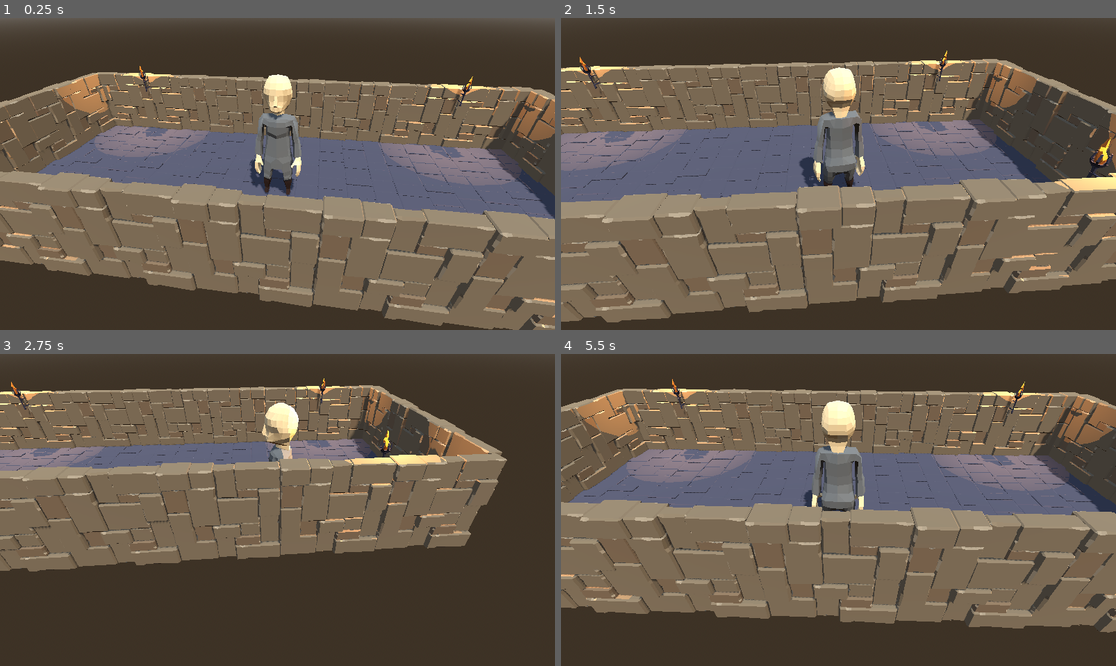
Above: before the commit, frames 1-4 (two rows, left to right).
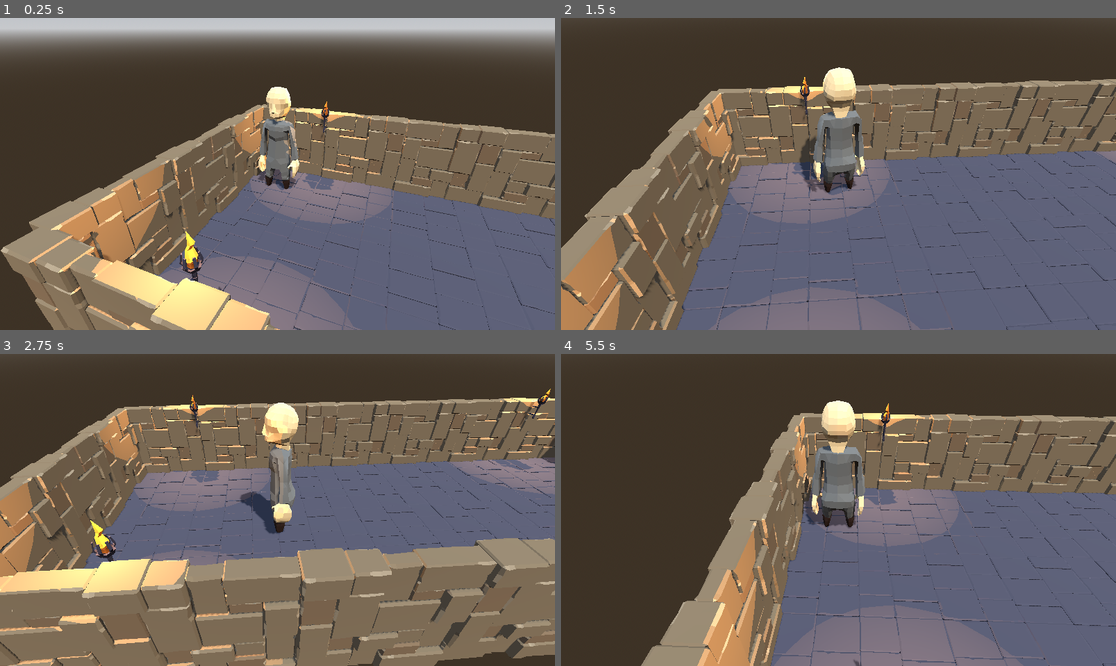
Above: after the commit, the same moments.

Repository: MG9442/Dungeon_Rescue_Godot
Game: Godot game, scene res://scenes/starting_room.tscn
Same seed, same stepped clock (60 frames per second), same inputs: the game is played once before the commit and once after it.
Inputs:
- Up to frame 1 (0.25 s): no input
- Up to frame 2 (1.5 s): hold D (move_right) 0.53-1.28 s; hold S (move_backward) from 1.28 s (still down)
- Up to frame 3 (2.75 s): release S (move_backward) at 2.03 s; hold D (move_right) from 2.03 s (still down)
- Up to frame 4 (5.5 s): release D (move_right) at 2.78 s; hold W (move_forward) 2.78-3.53 s; hold A (move_left) 3.53-5.03 s; hold S (move_backward) from 5.03 s (still down)

The runs differ from the first frame. In frame 1, 82% of the frame differs, in the area x 0-100%, y 0-100%; in frame 2, 71%; in frame 3, 78%; in frame 4, 74%.

Commit message:
Reimported knight_character for animations of FBX

Diff:
--- /dev/null
+++ b/scenes/knight_character.tscn
@@ -0,0 +1,45 @@
+[gd_scene load_steps=2 format=3 uid="uid://ttkeabw2nx3i"]
+
+[ext_resource type="PackedScene" uid="uid://c1uht61jph2j8" path="res://Knight Character Animated by Quaternius/FBX/KnightCharacter.fbx" id="1_5c8mh"]
+
+[node name="KnightCharacter" instance=ExtResource("1_5c8mh")]
+
+[node name="Skeleton3D" parent="HumanArmature" index="0"]
+bones/1/position = Vector3(0.00534859, 0.00342321, 9.38739e-05)
+bones/1/rotation = Quaternion(-6.76632e-07, -0.217542, 0.976051, -1.43824e-08)
+bones/3/position = Vector3(5.24505e-05, 0.00209193, 0.0208346)
+bones/3/rotation = Quaternion(0.702038, 8.48937e-08, 4.18447e-07, 0.71214)
+bones/4/position = Vector3(-2.0505e-05, -0.001627, -0.00112672)
+bones/4/rotation = Quaternion(-0.0992135, -2.66365e-07, -4.45256e-08, 0.995066)
+bones/5/rotation = Quaternion(0.125435, 4.34589e-07, 7.76305e-08, 0.992102)
+bones/6/rotation = Quaternion(0.0385474, -8.31714e-07, 8.62084e-09, 0.999257)
+bones/7/rotation = Quaternion(-0.0354643, 6.7759e-07, -2.45862e-09, 0.999371)
+bones/8/rotation = Quaternion(0.0274114, -6.52712e-05, 0.00122026, 0.999624)
+bones/11/rotation = Quaternion(-0.625224, -0.379341, -0.548206, 0.405791)
+bones/12/rotation = Quaternion(-0.0578687, 0.037695, -0.0356053, 0.996977)
+bones/14/rotation = Quaternion(-0.000236217, -0.00527271, 0.0224698, 0.999734)
+bones/15/rotation = Quaternion(1.61267e-09, -0.0360005, 1.00255e-07, 0.999352)
+bones/17/rotation = Quaternion(0.405846, 0.865403, -0.293363, 0.0174645)
+bones/18/rotation = Quaternion(0.0111715, 0.996414, 0.0276995, -0.0791707)
+bones/20/position = Vector3(-0.00329375, 0.00368562, -0.000748148)
+bones/20/rotation = Quaternion(-0.0415076, 0.0207971, 0.44748, 0.893088)
+bones/21/rotation = Quaternion(-0.60591, 0.409758, 0.523874, 0.436495)
+bones/22/rotation = Quaternion(-0.079676, -0.0393108, 0.0393997, 0.995266)
+bones/23/rotation = Quaternion(-0.017759, -0.00789454, 0.0301527, 0.999356)
+bones/24/rotation = Quaternion(-0.000236377, 0.0052727, -0.0224698, 0.999734)
+bones/25/rotation = Quaternion(-1.02348e-07, 0.0360005, 5.27412e-08, 0.999352)
+bones/27/rotation = Quaternion(-0.405373, 0.866037, -0.292168, -0.0170787)
+bones/28/rotation = Quaternion(-0.242816, 0.969986, -0.0127129, -0.00245809)
+bones/30/rotation = Quaternion(0.992504, 0.000777698, 0.00164282, 0.122198)
+bones/30/scale = Vector3(1, 1, 0.999979)
+bones/31/rotation = Quaternion(0.252299, 1.58956e-08, -3.04829e-08, 0.967649)
+bones/31/scale = Vector3(1, 1, 1)
+bones/33/rotation = Quaternion(0.992435, 0.000716964, 0.00171694, 0.122756)
+bones/33/scale = Vector3(1, 1, 0.999977)
+bones/34/rotation = Quaternion(0.239963, -1.11532e-07, 2.53179e-08, 0.970782)
+bones/36/position = Vector3(0.00526501, -0.00860327, 0.0237192)
+bones/36/rotation = Quaternion(0.541538, 1.00216e-07, 3.22782e-07, 0.840676)
+bones/38/position = Vector3(-0.005311, 0.00342321, 9.38693e-05)
+bones/38/rotation = Quaternion(-1.40275e-07, -0.217542, 0.976051, -3.04115e-07)
+bones/40/position = Vector3(-0.00539459, -0.00821418, 0.0245761)
+bones/40/rotation = Quaternion(0.541538, 1.00216e-07, 3.22782e-07, 0.840676)
--- a/scenes/player.tscn
+++ b/scenes/player.tscn
@@ -15,4 +15,3 @@
 shape = SubResource("CapsuleShape3D_player")
 
 [node name="KnightCharacter" parent="." instance=ExtResource("2_knight")]
-transform = Transform3D(1, 0, 0, 0, 1, 0, 0, 0, 1, 0, 0, 0)
--- a/scenes/starting_room.tscn
+++ b/scenes/starting_room.tscn
@@ -47,7 +47,6 @@
 target_path = NodePath("../Player")
 
 [node name="Player" parent="." instance=ExtResource("4_player")]
-transform = Transform3D(1, 0, 0, 0, 1, 0, 0, 0, 1, 12, 1, 5)
 
 [node name="Room" type="Node3D" parent="."]
 
--- a/scripts/player_controller.gd
+++ b/scripts/player_controller.gd
@@ -12,7 +12,7 @@
 	# Find the AnimationPlayer in the KnightCharacter scene
 	animation_player = $KnightCharacter/AnimationPlayer
 	if animation_player:
-		animation_player.play("Armature|Walk")
+		animation_player.play("HumanArmature|Walk")
 
 func _physics_process(delta: float) -> void:
 	# Apply gravity
@@ -35,7 +35,7 @@
 
 		# Play walk animation
 		if animation_player and not animation_player.is_playing():
-			animation_player.play("Armature|Walk")
+			animation_player.play("HumanArmature|Walk")
 	else:
 		# Apply friction when not moving
 		velocity.x = move_toward(velocity.x, 0, friction * delta)
Not shown: 1 places in scenes/player.tscn that only renumber resources
Not shown: 1 places in scenes/starting_room.tscn that only renumber resources
